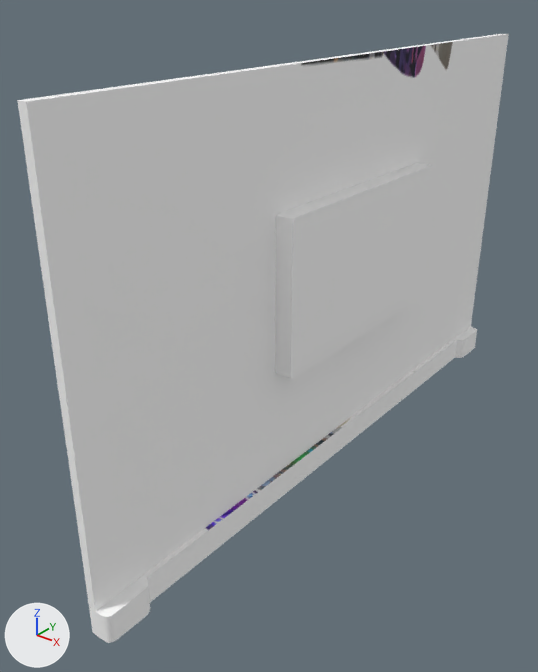
The COLLADA model mr_robot_gazebo/model/aws_robomaker_residential_TV_02/meshes/aws_TV_01_visual.DAE: old version first, new version second.
One viewpoint serves both versions: a 50 mm camera at (0.754, -1.163, 0.921) aimed at (-0.048, -0.159, 0.299). Arrows for +X, +Y and +Z are at lower left; the lights stay in place.

Names of what the first picture shows: 'aws_TV_01_visual'.
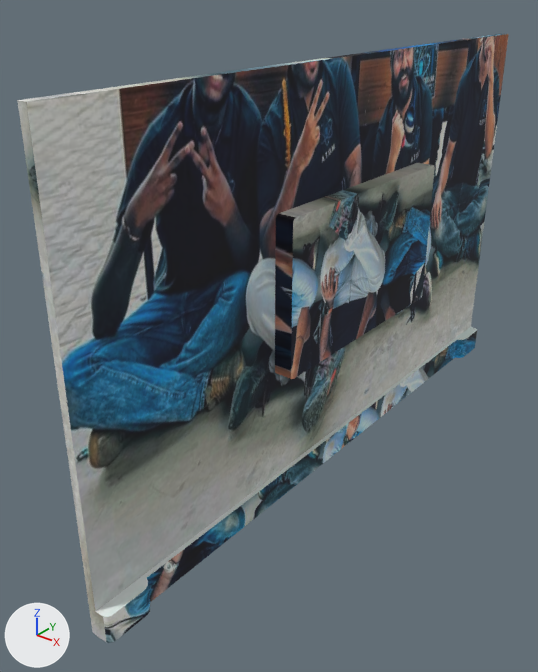
Location of each change, [x1, y1, x2, y2] in pixels of the pictures (538 x 672 px):
'aws_TV_01_visual', surface changed
    both: [17, 34, 509, 643]

The change, as a list of edits to the scene's bpy script:
```text
Add img_atom2_jpeg:
    img_atom2_jpeg = load_image('atom2.jpeg', '../materials/textures/atom2.jpeg', 1280, 960, 'sRGB')
Change mat_materialfbxasc032fbxasc03529:
    mat_materialfbxasc032fbxasc03529.texture: img_atom_png -> img_atom2_jpeg
```
